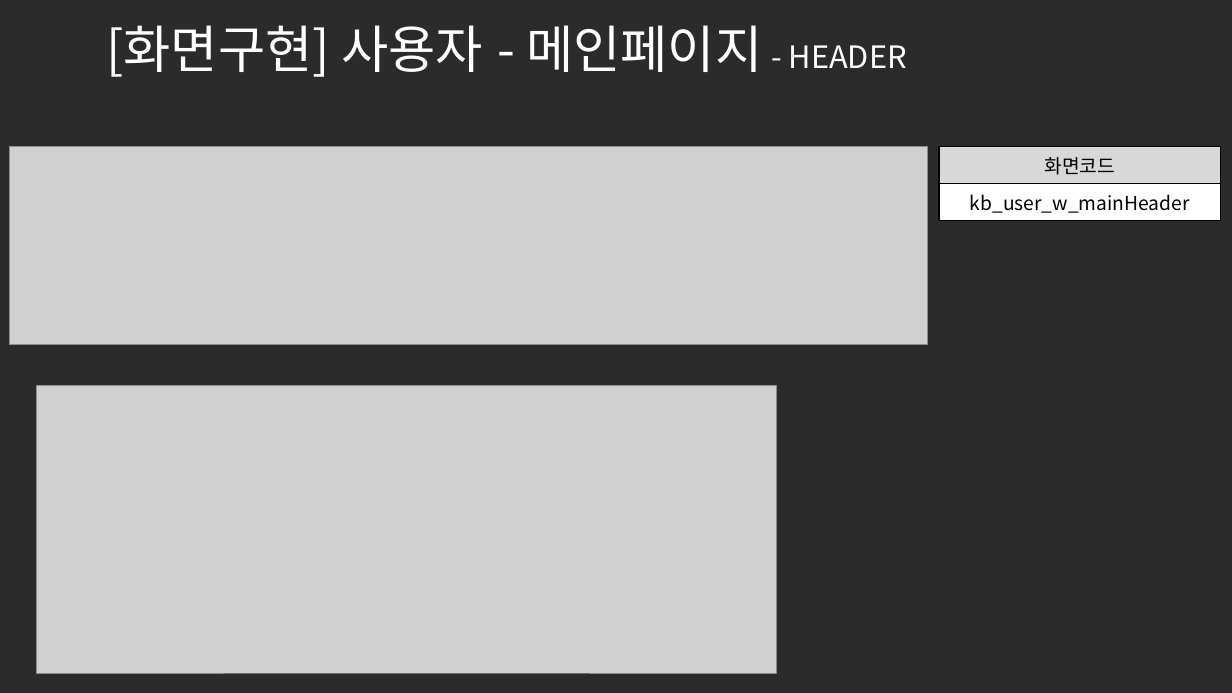
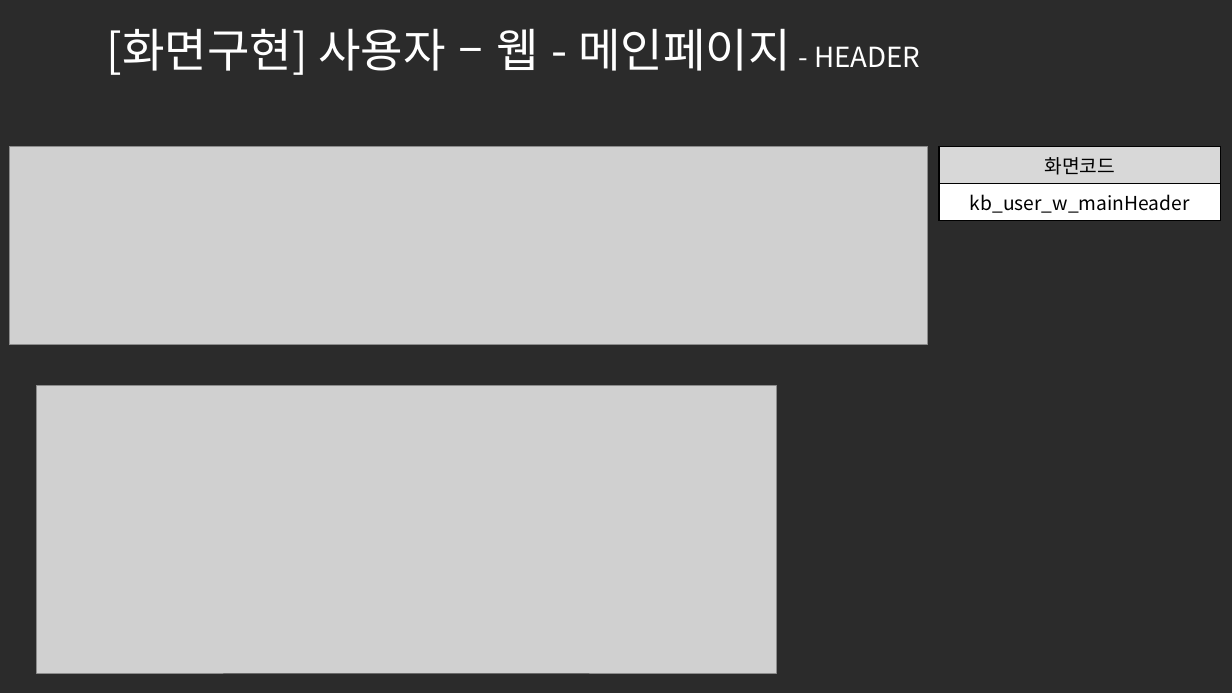
Before and after one commit to ezenteam2/e-Zone, a slide deck: slide 3 of 0 발표용 파워포인트/project05 - 파워포인트 종합 - 기범.pptx. Drawn at 1232x693 pixels with LibreOffice and Linux fonts; fonts in the diff are those of the drawing; grey boxes stand for pictures; background and template pictures are left out; a plain dark background stands for a picture behind light text. Boxes give left, top, right and bottom in pixels: in the first picture for what was removed or moved away, otherwise in the second. Text is boxed around its words. In the diff, an @@ line names an element or a change of style, - is before the commit and + after.

Commit message:
ppt, 로그인 화면 구현

```diff
--- a/0 발표용 파워포인트/project05 - 파워포인트 종합 - 기범.pptx
+++ b/0 발표용 파워포인트/project05 - 파워포인트 종합 - 기범.pptx
@@ title at [106, 28, 920, 75]: text changed; size 40 to 36 pt @@
-[화면구현] 사용자 - 메인페이지 - HEADER
+[화면구현] 사용자 – 웹 - 메인페이지 - HEADER
```
Also in this commit, not shown: 16 other slides changed, 5 other files.
